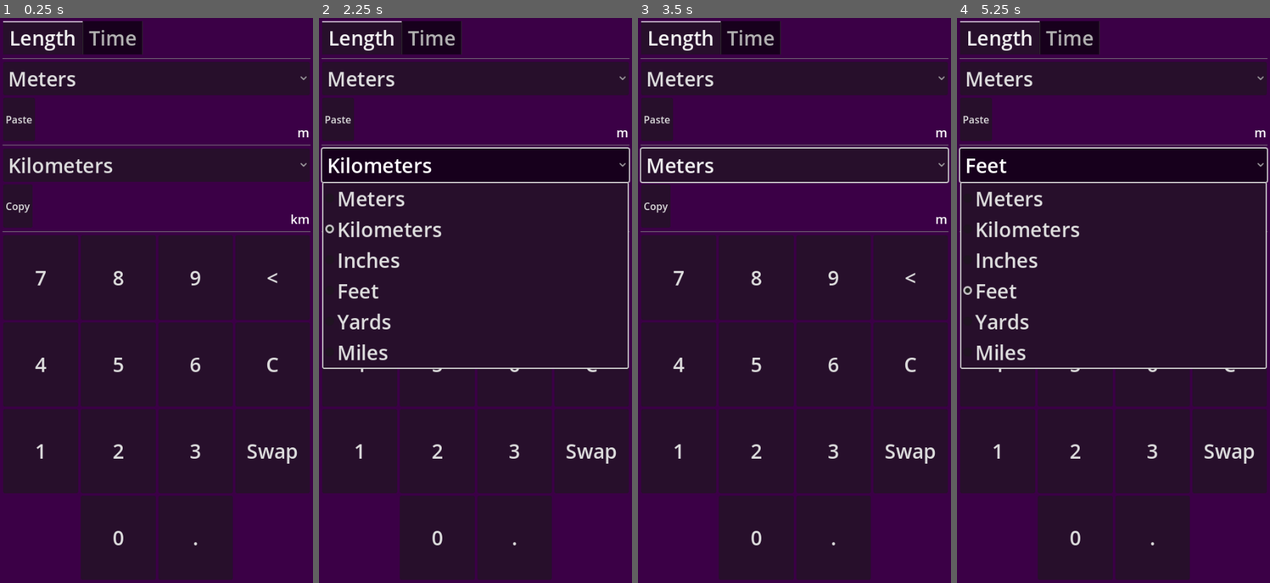
Above: before the commit, frames 1-4 (left to right).
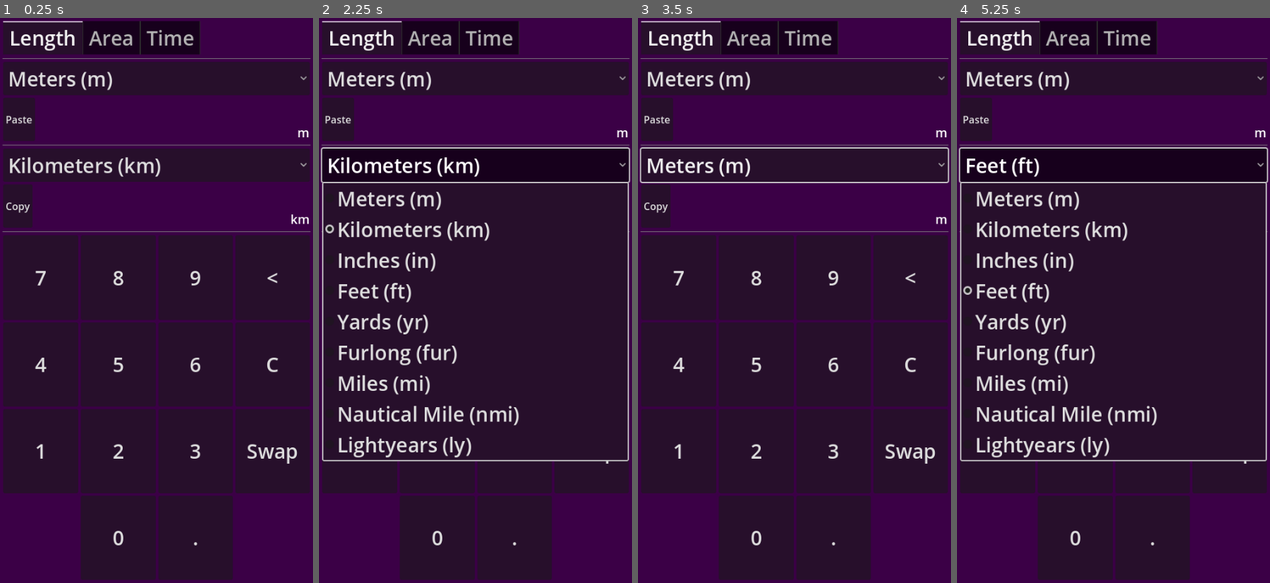
Above: after the commit, the same moments.

Repository: Wcubed/unit_converter
Game: Godot game, scene res://ui/main.tscn
The game is run twice, just before and just after one commit, with the same random seed, the same clock (stepped at 60 frames per second) and the same inputs.
Inputs:
- Up to frame 1 (0.25 s): no input
- Up to frame 2 (2.25 s): click "Meters" (after the commit: "Meters (m)") at 0.5 s; click "Paste" at 1.25 s; click "Kilometers" (after the commit: "Kilometers (km)") at 2 s
- Up to frame 3 (3.5 s): click "Copy" at 2.75 s
- Up to frame 4 (5.25 s): click "Meters" (after the commit: "Meters (m)") at 3.5 s; click "7" at 4.25 s; click "Feet" (after the commit: "Feet (ft)") at 5 s

The runs differ from the first frame. In frame 1, 1.7% of the frame differs, in the area x 25-64%, y 0-29%; in frame 2, 6.3%, in the area x 0-100%, y 0-79%; in frame 3, 1.6%; in frame 4, 6.2%.

Commit message:
Added area

Diff:
--- a/ui/converter.gd
+++ b/ui/converter.gd
@@ -15,22 +15,6 @@
 
 # List of units, and how many they are of the standard SI unit for this measurement.
 var units := {}
-
-var abbreviations := {
-	# Lengths
-	"Meters": "m",
-	"Kilometers": "km",
-	"Inches": "in",
-	"Feet": "ft",
-	"Yards": "yd",
-	"Miles": "mi",
-	# Time
-	"Seconds": "s",
-	"Minutes": "min",
-	"Hours": "h",
-	"Days": "d",
-	"Weeks": "w",
-}
 
 # Update the available list of units
 func update_units(new_units: Dictionary):
@@ -79,12 +63,12 @@
 	var unit_name: String = input_units.get_item_text(input_units.selected)
 	var unit_value = units[unit_name]
 	to_standard_unit = unit_value
-	input_abr.text = abbreviations[unit_name]
+	input_abr.text = find_text_between_brackets(unit_name)
 
 	unit_name = output_units.get_item_text(output_units.selected)
 	unit_value = units[unit_name]
 	to_output_unit = 1/float(unit_value)
-	output_abr.text = abbreviations[unit_name]
+	output_abr.text = find_text_between_brackets(unit_name)
 
 	recalculate_output()
 
@@ -126,3 +110,8 @@
 		text = text.trim_suffix(".")
 
 	return text
+
+# Returns the text between the first and last bracket.
+# Or the original string if no brackets exist.
+func find_text_between_brackets(input: String) -> String:
+	return input.get_slice("(", 1).trim_suffix(")")
--- a/ui/main.gd
+++ b/ui/main.gd
@@ -3,21 +3,36 @@
 @onready var converter := %Converter
 @onready var tabs := %MeasurementTabs
 
+# Available measurements to convert between.
+# Text between brackets will be used as abreviation of a unit.
+# The value oaf a unit is how many standard SI units fit in there
+# For example, a kilometer is 1000 meter, hence it having a value of "1000.0"
 var measurements := {
 	"Length": {
-		"Meters": 1.0,
-		"Kilometers": 1000.0,
-		"Inches": 0.0254,
-		"Feet": 0.3048,
-		"Yards": 0.9144,
-		"Miles": 1609.344,
+		"Meters (m)": 1.0,
+		"Kilometers (km)": 1000.0,
+		"Inches (in)": 0.0254,
+		"Feet (ft)": 0.3048,
+		"Yards (yr)": 0.9144,
+		"Furlong (fur)": 201.16839,
+		"Miles (mi)": 1609.344,
+		"Nautical Mile (nmi)": 1851.99933,
+		"Lightyears (ly)": 9460737900000000,
+	},
+	"Area": {
+		"Square Meters (m²)": 1.0,
+		"Square Kilometers (km²)": 1_000_000,
+		"Acres (ac)": 4046.86267,
+		"Hectares (ha)": 10_000,
+		"Square Yards (yd²)": 0.83613,
+		"Square Miles (mi²)": 2_589_989.17385,
 	},
 	"Time": {
-		"Seconds": 1.0,
-		"Minutes": 60,
-		"Hours": 3600,
-		"Days": 86_400,
-		"Weeks": 604_800,
+		"Seconds (s)": 1.0,
+		"Minutes (min)": 60,
+		"Hours (h)": 3600,
+		"Days (d)": 86_400,
+		"Weeks (w)": 604_800,
 	}
 }
 
@@ -26,8 +41,8 @@
 	var designed_width = ProjectSettings.get_setting("display/window/size/viewport_width")
 	var current_width = DisplayServer.window_get_size(0).x
 
-	var scale = current_width / float(designed_width)
-	get_tree().root.content_scale_factor = scale
+	var global_scale = current_width / float(designed_width)
+	get_tree().root.content_scale_factor = global_scale
 
 	# Update the measurement tab bar.
 	tabs.clear_tabs()
--- a/ui/main.tscn
+++ b/ui/main.tscn
@@ -52,6 +52,8 @@
 size_flags_horizontal = 3
 size_flags_stretch_ratio = 0.5
 horizontal_alignment = 2
+clip_text = true
+text_overrun_behavior = 3
 
 [node name="InputAbbreviation" type="Label" parent="MarginContainer/VBoxContainer/Converter/InputContainer"]
 unique_name_in_owner = true
@@ -82,6 +84,8 @@
 size_flags_horizontal = 3
 size_flags_stretch_ratio = 0.5
 horizontal_alignment = 2
+clip_text = true
+text_overrun_behavior = 3
 
 [node name="OutputAbbreviation" type="Label" parent="MarginContainer/VBoxContainer/Converter/OutputContainer"]
 unique_name_in_owner = true
